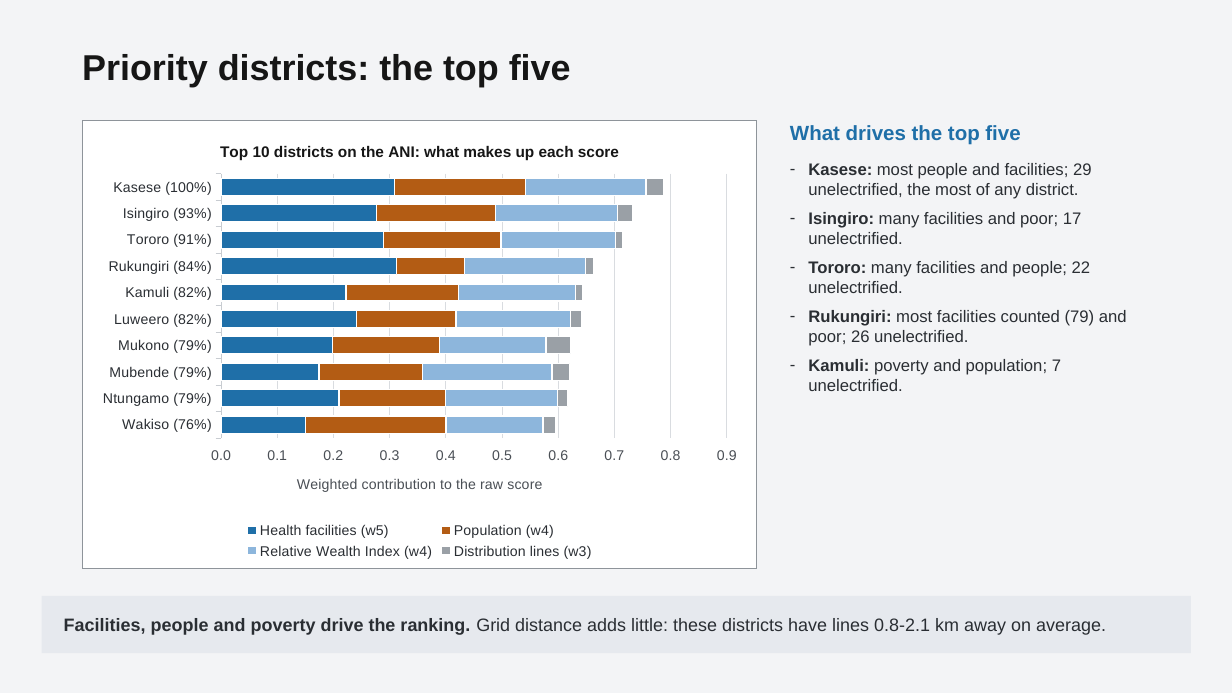
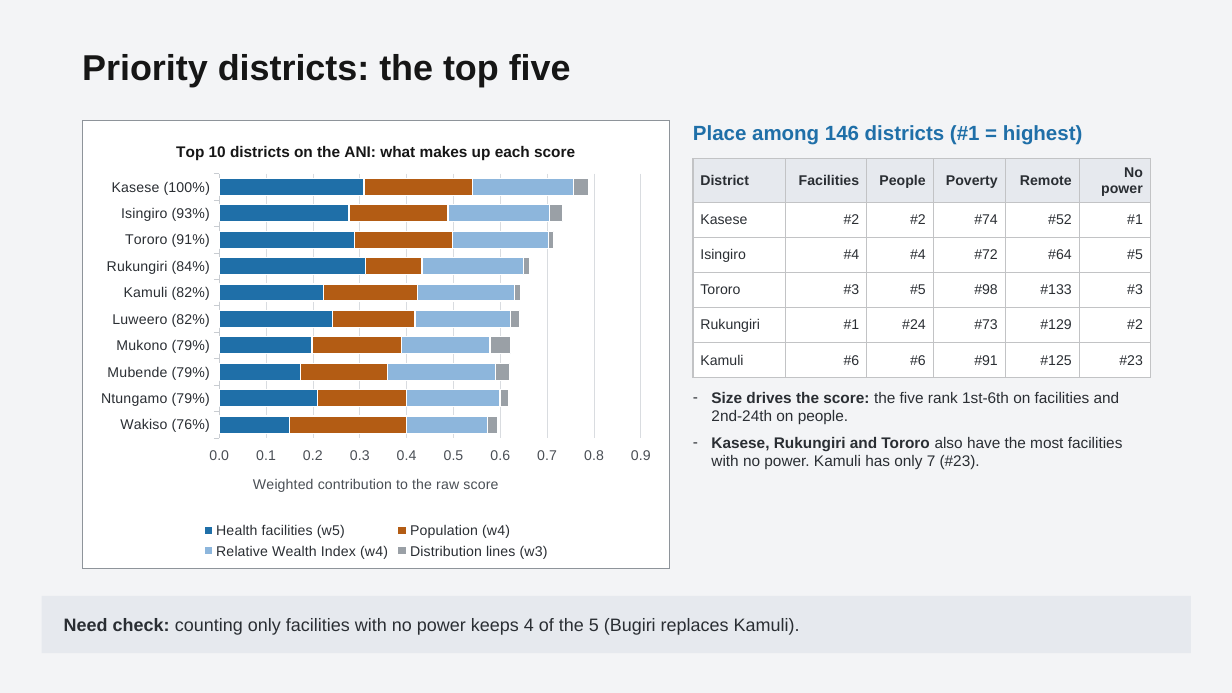
Before and after one commit to chilalaabubakar/EDA, a slide deck: slide 7 of presentation/Case_Study_4_Healthcare_Electrification_Uganda.pptx (slide 6 before the commit). Drawn at 1232x693 pixels with LibreOffice and Linux fonts; fonts in the diff are those of the drawing. Boxes give left, top, right and bottom in pixels: in the first picture for what was removed or moved away, otherwise in the second. Text is boxed around its words. In the diff, an @@ line names an element or a change of style, - is before the commit and + after.

Commit message:
Strengthen answers: maternity-first plan, driver ranks, EAE tool screenshot, recommendations, 4-page report
- Notebook: Uganda health evidence (UDHS 2022), weight reasoning, rank-based drivers of the top five,
  solar (GHI) robustness check, maternity-first plan compared with HC II-only, recommendations section
- tools/eae_check.js also saves a screenshot of the live EAE tool
- Slides (16) and the explainer document updated to match
- New 4-page report in report/

```diff
--- a/presentation/Case_Study_4_Healthcare_Electrification_Uganda.pptx
+++ b/presentation/Case_Study_4_Healthcare_Electrification_Uganda.pptx
@@ rectangle: place and size @@
-rectangle at [82, 120, 757, 568]
+rectangle at [82, 120, 669, 568]
@@ bar stacked chart: place and size @@
-bar stacked chart at [90, 126, 750, 563]
+bar stacked chart at [90, 126, 663, 563]
@@ text added at [693, 125, 1083, 145], 16 pt, text #1F6FA8, bold @@
+Place among 146 districts (#1 = highest)
@@ text removed at [790, 125, 1020, 145] @@
-What drives the top five
@@ table added at [693, 159, 1151, 370], 6 rows, 6 columns @@
+District | Facilities | People | Poverty | Remote | No power
+Kasese | #2 | #2 | #74 | #52 | #1
+Isingiro | #4 | #4 | #72 | #64 | #5
+Tororo | #3 | #5 | #98 | #133 | #3
+Rukungiri | #1 | #24 | #73 | #129 | #2
+Kamuli | #6 | #6 | #91 | #125 | #23
@@ text removed at [808, 163, 1127, 391] @@
-– Kasese: most people and facilities; 29 unelectrified, the most of any district.
-– Isingiro: many facilities and poor; 17 unelectrified.
-– Tororo: many facilities and people; 22 unelectrified.
-– Rukungiri: most facilities counted (79) and poor; 26 unelectrified.
-– Kamuli: poverty and population; 7 unelectrified.
@@ text added at [711, 392, 1123, 469], 12 pt, text #2A2E33 @@
+– Size drives the score: the five rank 1st-6th on facilities and 2nd-24th on people.
+– Kasese, Rukungiri and Tororo also have the most facilities with no power. Kamuli has only 7 (#23).
@@ text at [64, 618, 800, 635]: text changed @@
-Facilities, people and poverty drive the ranking. Grid distance adds little: these districts have lines 0.8-2.1 km away on average.
+Need check: counting only facilities with no power keeps 4 of the 5 (Bugiri replaces Kamuli).
```
Also in this commit, not shown: 10 other slides changed, 2 slides added, 22 other files.
